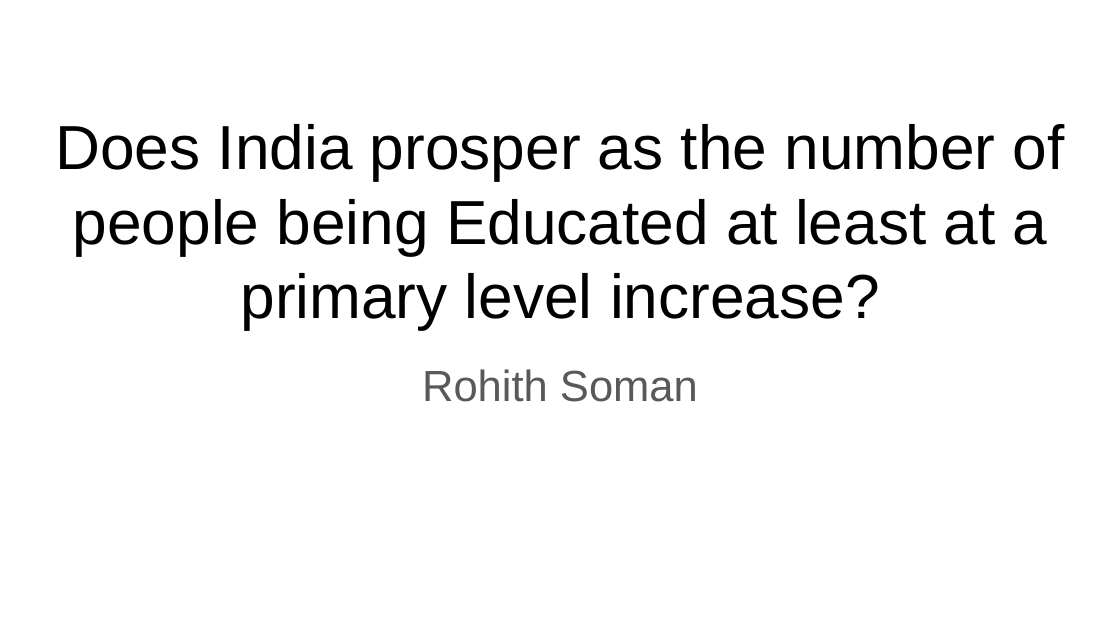
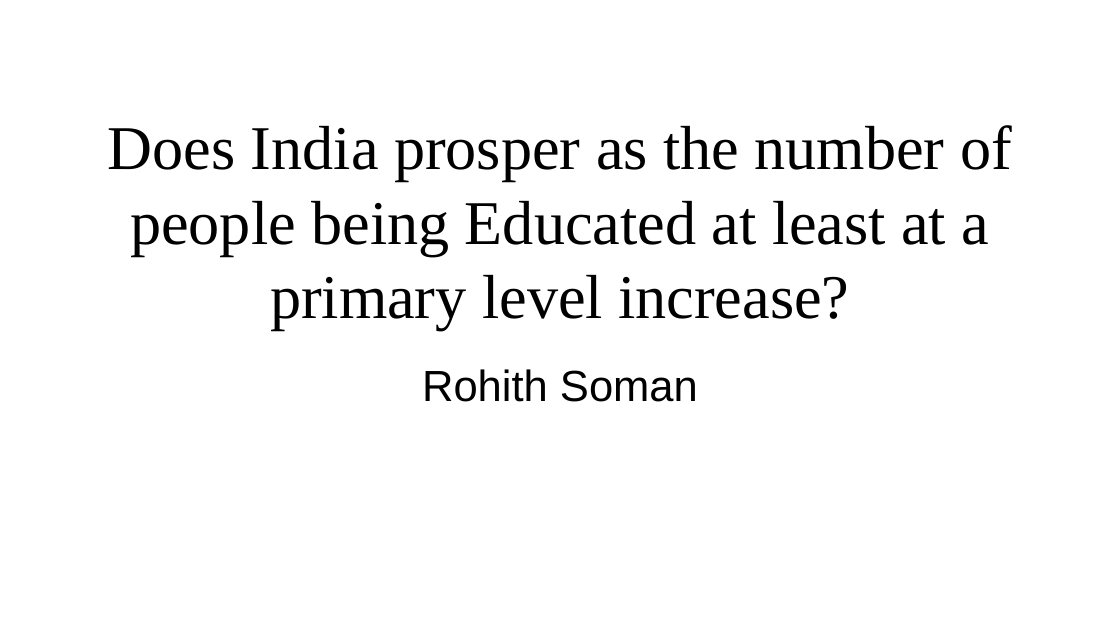
Before and after one commit to Rohithsoman/EdX-Python4DS, a slide deck: slide 1 of DSE 200X_ Mini Project Presentation - Rohith Soman.pptx. Drawn at 1120x630 pixels with LibreOffice and Linux fonts; fonts in the diff are those of the drawing. Boxes give left, top, right and bottom in pixels: in the first picture for what was removed or moved away, otherwise in the second. Text is boxed around its words. In the diff, an @@ line names an element or a change of style, - is before the commit and + after.

```diff
--- a/DSE 200X_ Mini Project Presentation - Rohith Soman.pptx
+++ b/DSE 200X_ Mini Project Presentation - Rohith Soman.pptx
@@ title "Does India prosper as the ..." at (x1=108, y1=125, x2=1012, y2=330): font Arial to Times New Roman @@
@@ subtitle "Rohith Soman" at (x1=422, y1=369, x2=698, y2=402): text colour #595959 to #000000 @@
```
Also in this commit, not shown: 5 other slides changed, 4 slides added, 2 slides removed.
